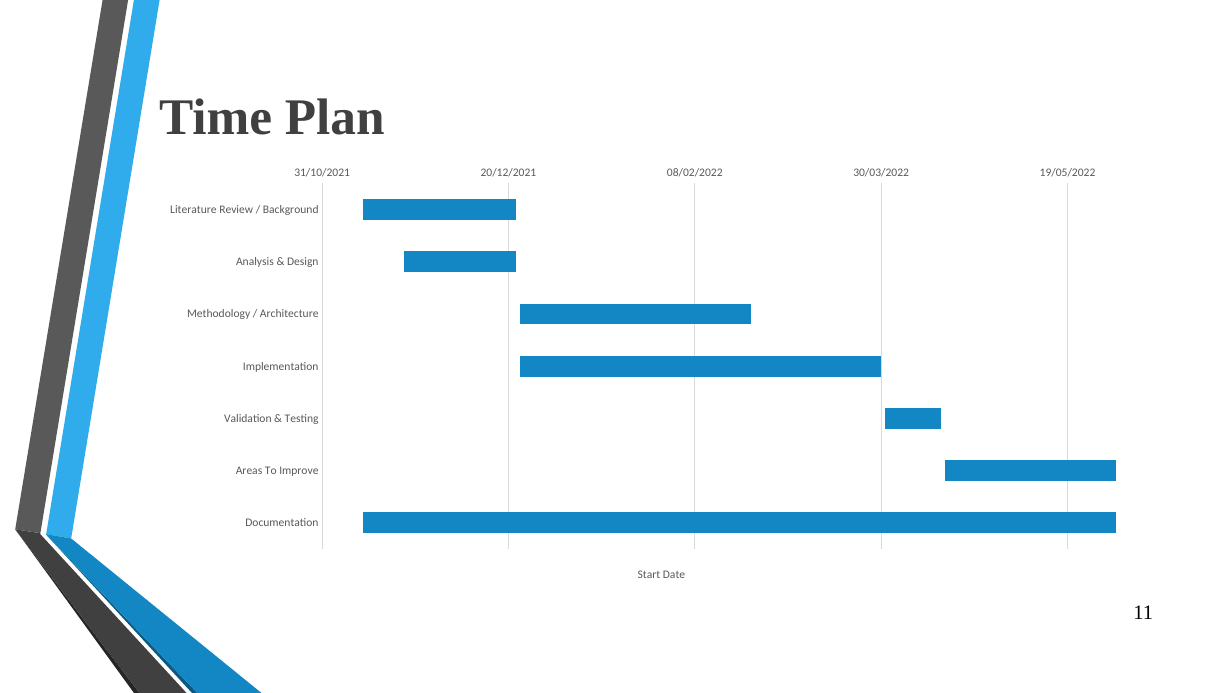
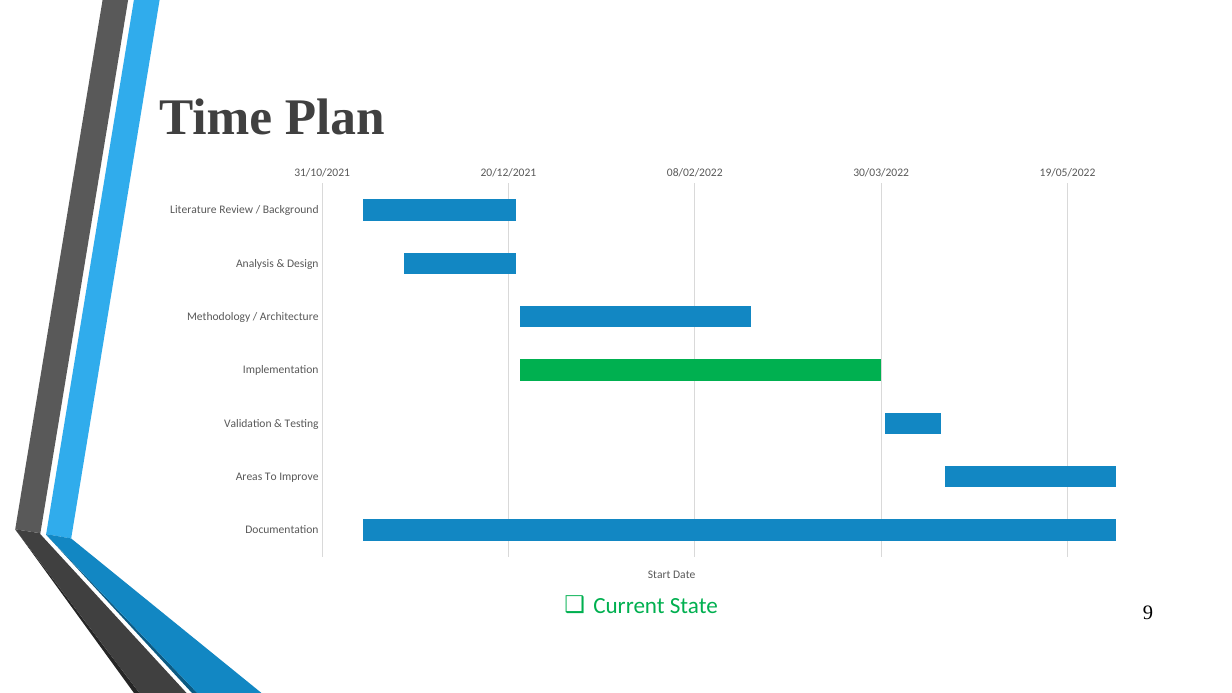
Before and after one commit to OmarSedkyUI/CyberLearningAdventureJunior, a slide deck: slide 9 of Graduation_Project_Presentation_Seminar2.pptx (slide 11 before the commit). Drawn at 1232x693 pixels with LibreOffice and Linux fonts; fonts in the diff are those of the drawing; background and template pictures are left out. Boxes give left, top, right and bottom in pixels: in the first picture for what was removed or moved away, otherwise in the second. Text is boxed around its words. In the diff, an @@ line names an element or a change of style, - is before the commit and + after.

```diff
--- a/Graduation_Project_Presentation_Seminar2.pptx
+++ b/Graduation_Project_Presentation_Seminar2.pptx
@@ bar stacked chart at box(150, 158, 1163, 593) @@
@@ colours of single points changed @@
@@ bar stacked chart: place and size @@
-bar stacked chart at box(150, 158, 1163, 586)
+bar stacked chart at box(150, 158, 1163, 593)
@@ text added at box(593, 598, 718, 613), 18 pt, text #00B050 @@
+❑ Current State
@@ page number at box(1143, 605, 1153, 620): text changed @@
-11
+9
```
Also in this commit, not shown: 2 other slides changed, 2 slides removed.
